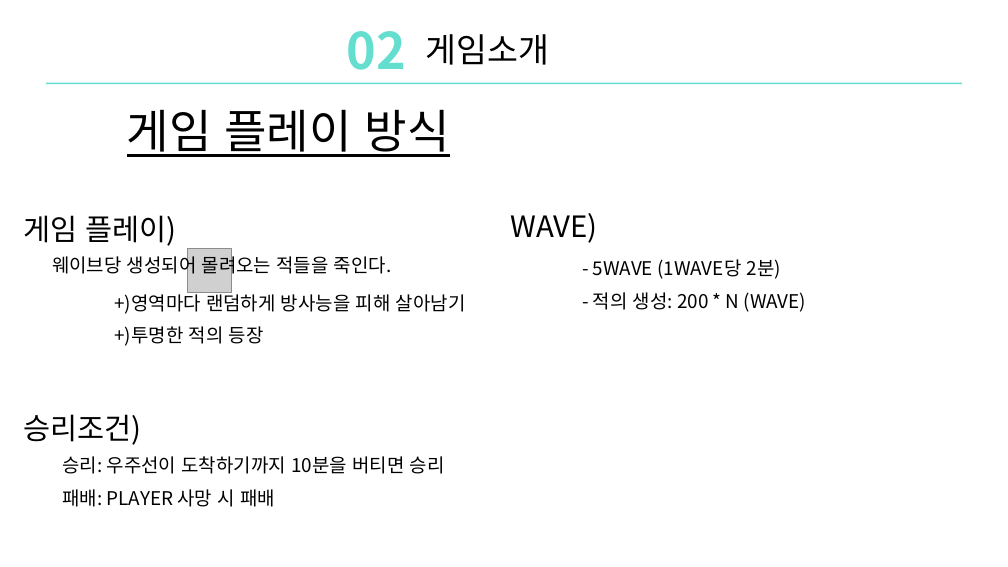
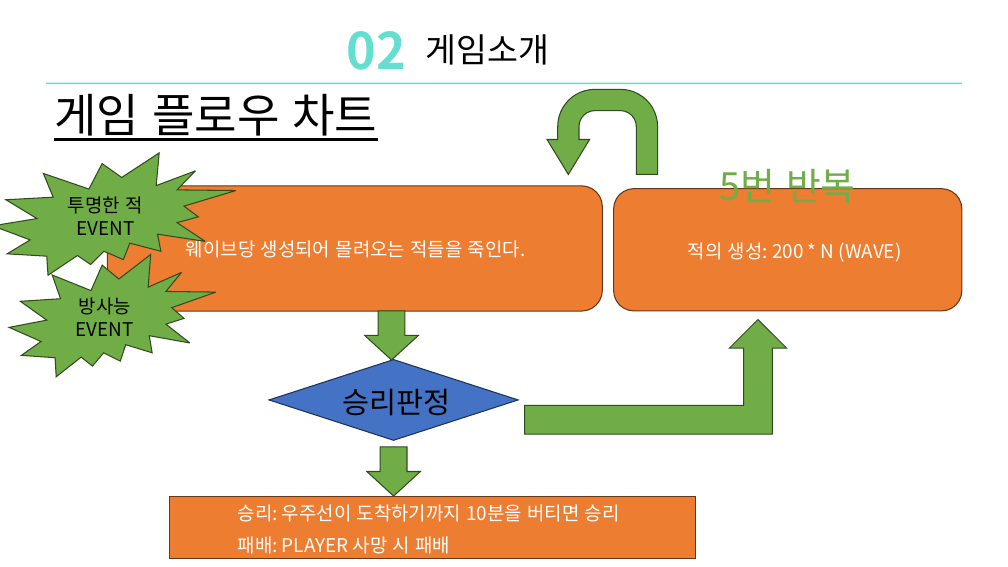
Before and after one commit to DoHanK/COLONY, a slide deck: slide 5 of 기획서/Colony_ppt발표.pptx. Drawn at 1008x567 pixels with LibreOffice and Linux fonts; fonts in the diff are those of the drawing; grey boxes stand for pictures. Boxes give left, top, right and bottom in pixels: in the first picture for what was removed or moved away, otherwise in the second. Text is boxed around its words. In the diff, an @@ line names an element or a change of style, - is before the commit and + after.

```diff
--- a/기획서/Colony_ppt발표.pptx
+++ b/기획서/Colony_ppt발표.pptx
@@ uturn arrow added at <box>547,89,658,175</box>, fill #70AD47, outline #314C1F 1 pt @@
@@ text at <box>54,93,377,141</box>: text changed @@
-게임 플레이 방식
+게임 플로우 차트
@@ irregular seal added at <box>0,153,236,275</box>, fill #70AD47, outline #314C1F 1 pt, 18 pt, text #000000 @@
+투명한 적 EVENT
@@ text added at <box>720,162,856,211</box>, 36 pt, text #70AD47 @@
+5번 반복
@@ rounded rectangle "웨이브당 생성되어 몰려오는 적들을 죽인다.": place and size @@
-rounded rectangle "웨이브당 생성되어 몰려오는 적들을 죽인다." at <box>52,253,391,278</box>
+rounded rectangle "웨이브당 생성되어 몰려오는 적들을 죽인다." at <box>107,186,603,312</box>
@@ rounded rectangle "웨이브당 생성되어 몰려오는 적들을 죽인다." at <box>107,186,603,312</box>: text colour #000000 to #FFFFFF; vertical alignment top to middle; fill none to #ED7D31; outline none to #683715 1 pt @@
@@ rounded rectangle "적의 생성: 200 * N ...": place and size @@
-rounded rectangle "적의 생성: 200 * N ..." at <box>593,259,807,312</box>
+rounded rectangle "적의 생성: 200 * N ..." at <box>614,189,963,312</box>
@@ rounded rectangle "적의 생성: 200 * N ..." at <box>614,189,963,312</box>: vertical alignment top to middle; fill none to #ED7D31; outline none to #683715 1 pt @@
@@ text removed at <box>23,215,176,246</box> @@
-게임 플레이)
@@ text removed at <box>510,213,597,243</box> @@
-WAVE)
@@ irregular seal added at <box>9,255,216,377</box>, fill #70AD47, outline #314C1F 1 pt, 18 pt, text #000000 @@
+방사능 EVENT
@@ picture removed at <box>188,249,231,292</box> @@
@@ text in rounded rectangle at <box>688,242,902,262</box>: text changed; text colour #000000 to #FFFFFF @@
-- 5WAVE (1WAVE당 2분)
-- 적의 생성: 200 * N (WAVE)
+적의 생성: 200 * N (WAVE)
@@ text removed at <box>114,290,466,346</box> @@
-+)영역마다 랜덤하게 방사능을 피해 살아남기
-+)투명한 적의 등장
@@ down arrow added at <box>364,311,418,360</box>, fill #70AD47, outline #314C1F 1 pt @@
@@ bent up arrow added at <box>525,320,787,435</box>, fill #70AD47, outline #314C1F 1 pt @@
@@ diamond added at <box>269,360,518,441</box>, fill #4472C4, outline #1E3256 1 pt @@
@@ text at <box>342,388,450,422</box>: text changed @@
-승리조건)
+승리판정
@@ down arrow added at <box>367,447,420,496</box>, fill #70AD47, outline #314C1F 1 pt @@
@@ rectangle "승리: 우주선이 도착하기까지 10분을 버티면 ...": place and size @@
-rectangle "승리: 우주선이 도착하기까지 10분을 버티면 ..." at <box>62,456,445,507</box>
+rectangle "승리: 우주선이 도착하기까지 10분을 버티면 ..." at <box>169,496,696,558</box>
@@ rectangle "승리: 우주선이 도착하기까지 10분을 버티면 ..." at <box>169,496,696,558</box>: text colour #000000 to #FFFFFF; fill none to #ED7D31; outline none to #683715 1 pt @@
```
Also in this commit, not shown: 8 other slides changed, 2 other files.
